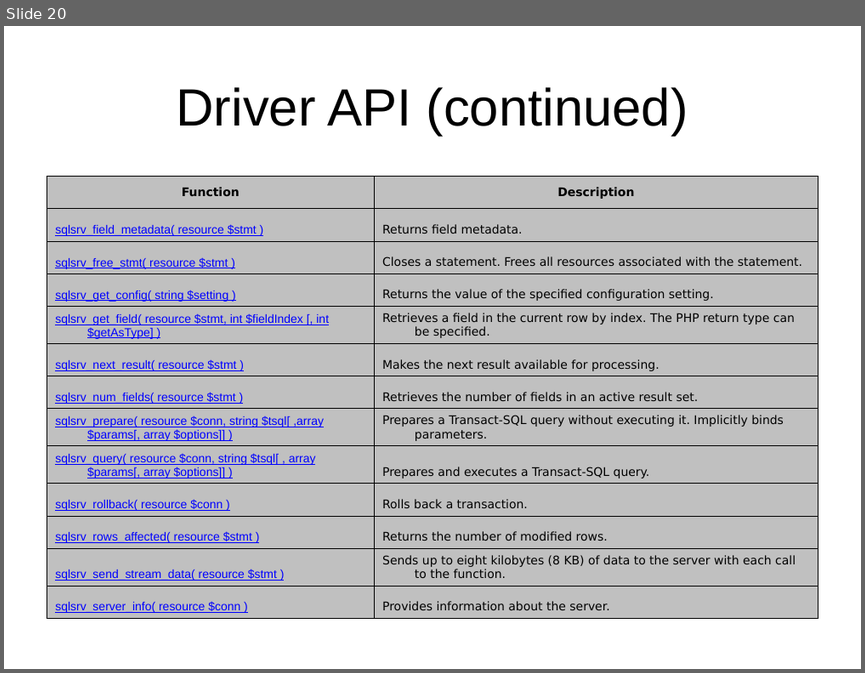
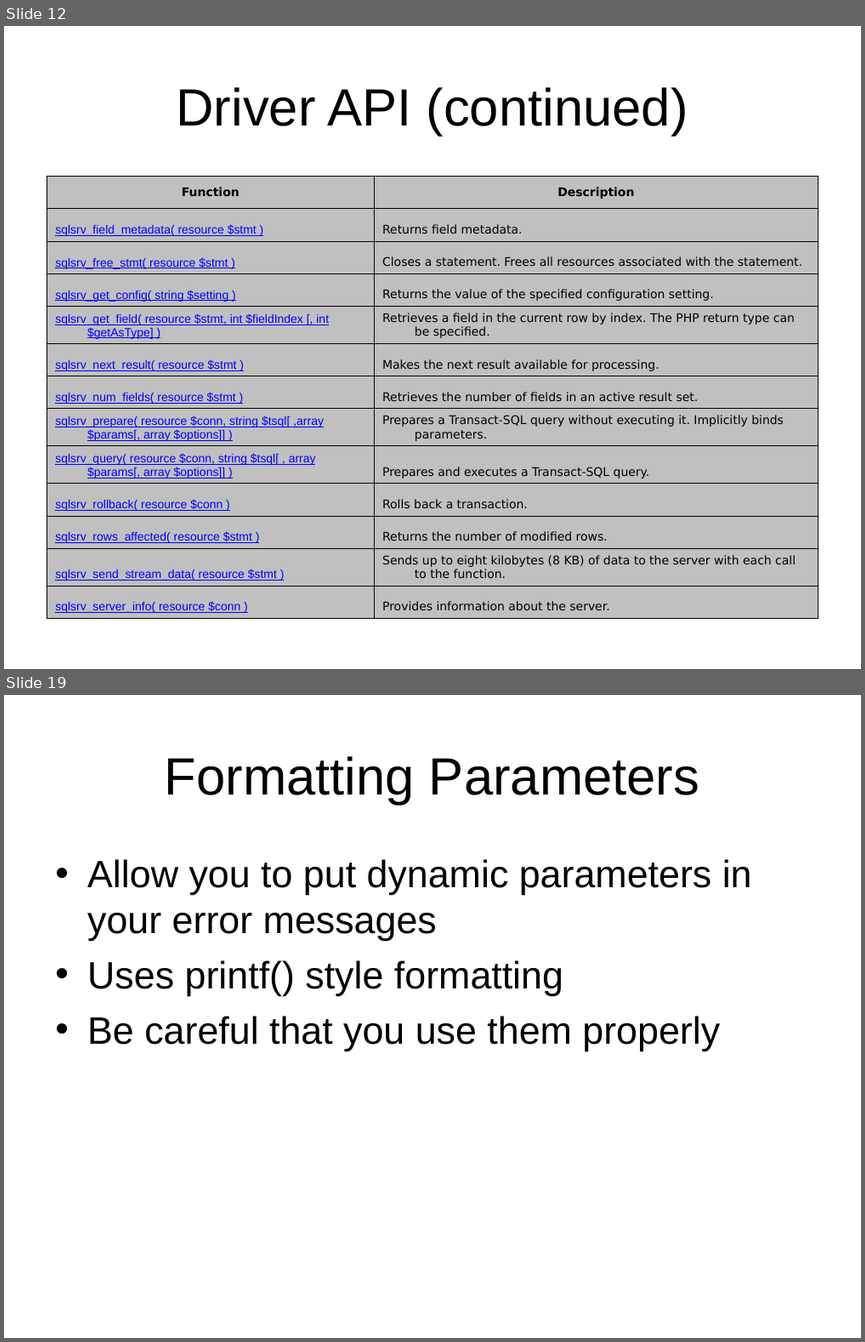
Before and after one commit to LIPHP/Employee-Contact-List, a slide deck: Docs/Using Microsoft SQL Server with PHP.ppt. Shown one above the other, each under a label of ours: slide 20 before the commit, slides 12 and 19 after it; the slides between them are not shown. The pictures are 865x673 and 865x1342 pixels, drawn with LibreOffice and Linux fonts; fonts in the diff are those of the drawing. Boxes give left, top, right and bottom in pixels: in the first picture for what was removed or moved away, otherwise in the second. Text is boxed around its words. In the diff, an @@ line names an element or a change of style, - is before the commit and + after.

```diff
--- a/Docs/Using Microsoft SQL Server with PHP.ppt
+++ b/Docs/Using Microsoft SQL Server with PHP.ppt
@@ slide 19 added at <box>4,695,861,1338</box>, background #FFFFFF @@
@@ title added at <box>165,756,699,805</box>, 44 pt, text #000000 @@
+Formatting Parameters
@@ text added at <box>87,859,752,1051</box>, 32 pt, text #000000 @@
+• Allow you to put dynamic parameters in your error messages
+• Uses printf() style formatting
+• Be careful that you use them properly
@@ what was slide 20 is now slide 12 @@
```
Also in this commit, not shown: 1 slide changed, 14 other slides added, 1 slide removed, 2 other files.
